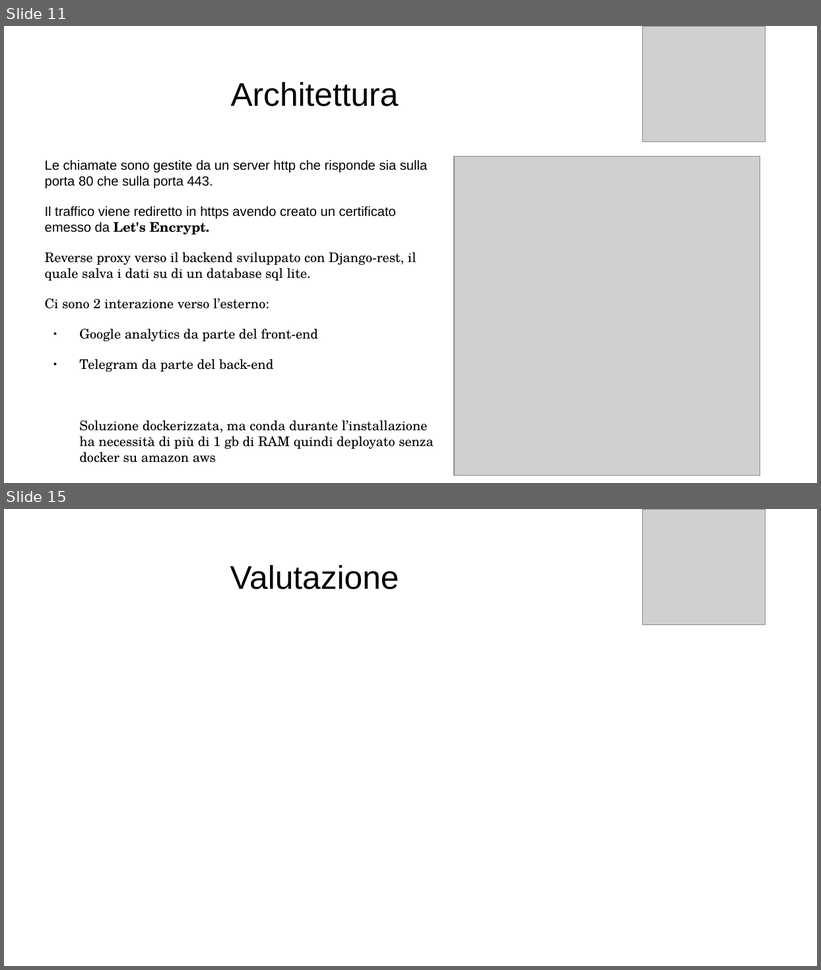
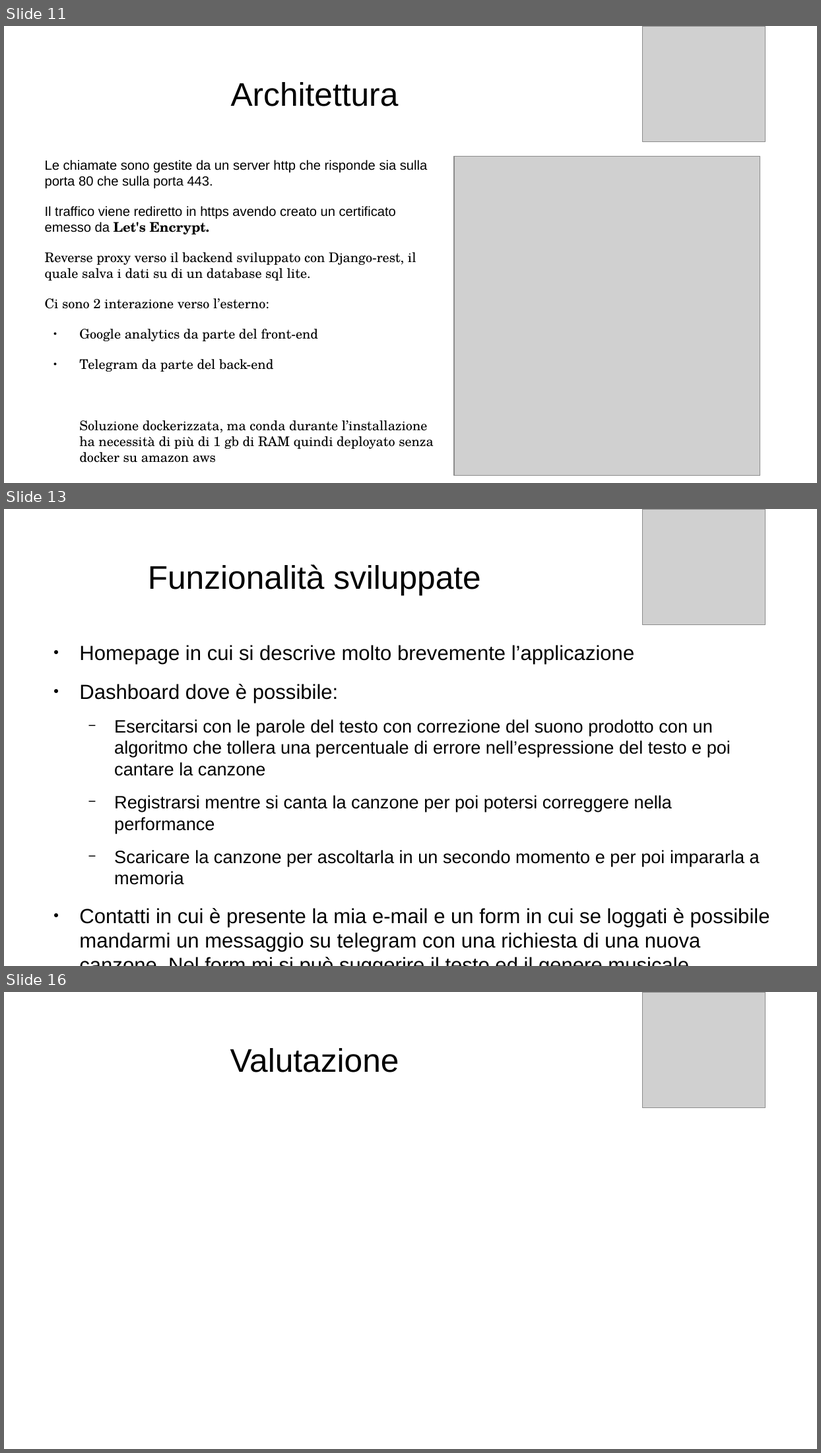
Before and after one commit to daloiso/tesi, a slide deck: presentazione_tesi.odp. Shown one above the other, each under a label of ours: slides 11 and 15 before the commit, slides 11, 13 and 16 after it; the slides between them are not shown. The pictures are 821x970 and 821x1453 pixels, drawn with LibreOffice and Linux fonts; fonts in the diff are those of the drawing; grey boxes stand for pictures. Boxes give left, top, right and bottom in pixels: in the first picture for what was removed or moved away, otherwise in the second. Text is boxed around its words. In the diff, an @@ line names an element or a change of style, - is before the commit and + after.

```diff
--- a/presentazione_tesi.odp
+++ b/presentazione_tesi.odp
@@ slide 13 added at [4,509,817,966], background #FFFFFF @@
@@ picture added at [643,509,766,625] @@
@@ title added at [148,564,481,595], 32 pt, text #000000 @@
+Funzionalità sviluppate
@@ text added at [79,645,770,952], 17.5 pt, text #000000 @@
+● Homepage in cui si descrive molto brevemente l’applicazione
+● Dashboard dove è possibile:
+  − Esercitarsi con le parole del testo con correzione del suono prodotto con un algoritmo che tollera una percentuale di errore nell’espressione del testo e poi cantare la canzone
+  − Registrarsi mentre si canta la canzone per poi potersi correggere nella performance
+  − Scaricare la canzone per ascoltarla in un secondo momento e per poi impararla a memoria
+● Contatti in cui è presente la mia e-mail e un form in cui se loggati è possibile mandarmi un messaggio su telegram con una richiesta di una nuova canzone. Nel form mi si può suggerire il testo ed il genere musicale.
@@ what was slide 15 is now slide 16 @@
```
Also in this commit, not shown: 2 slides changed, 1 other slide added, 2 slides removed.
